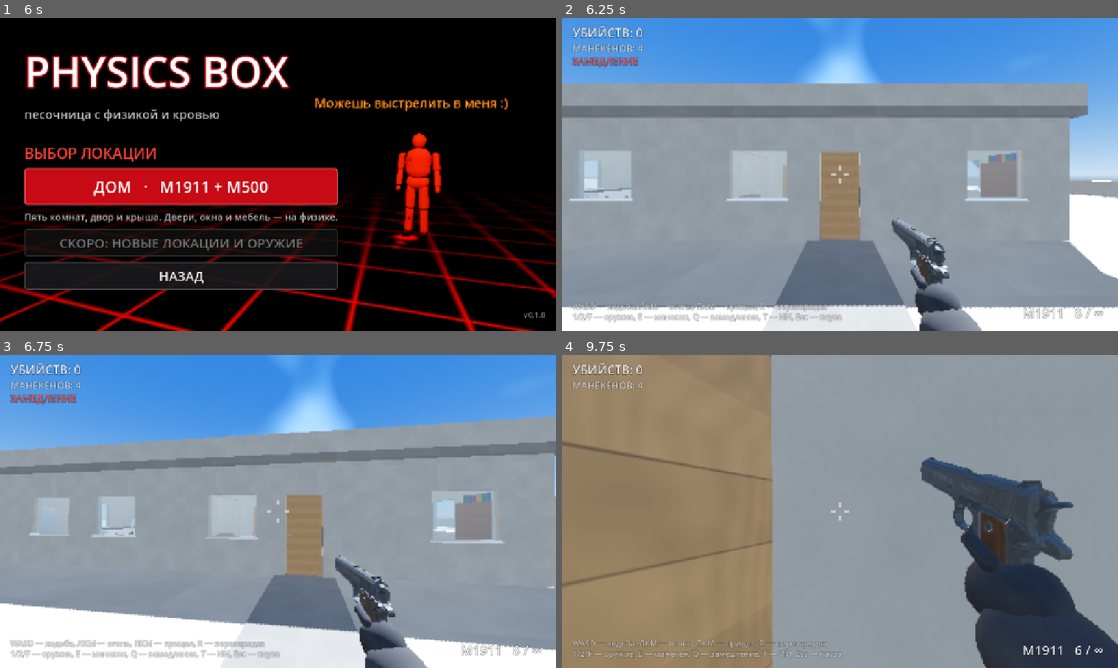
Above: before the commit, frames 1-4 (two rows, left to right).
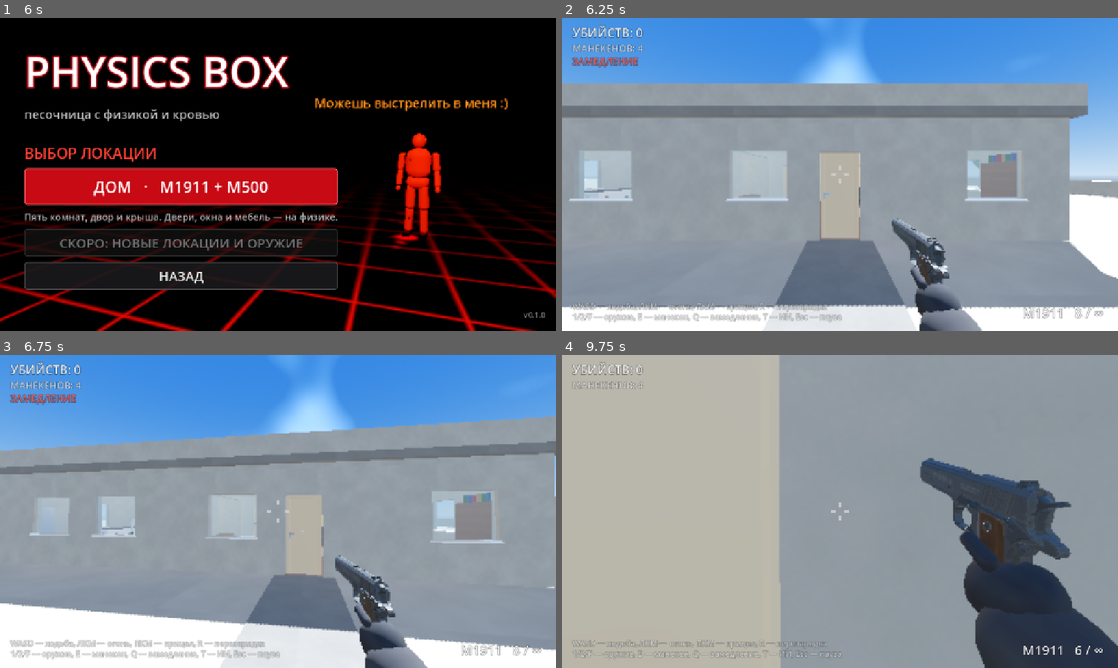
Above: after the commit, the same moments.

Repository: pidor95/smoothaim
Game: Godot game, scene res://scenes/main_menu.tscn
Same seed, same stepped clock (60 frames per second), same inputs: the game is played once before the commit and once after it.
Inputs (mouse positions are in pixels of both pictures, inside the frame that each line leads up to):
- Up to frame 1 (6 s): click "ИГРАТЬ" at 0.5 s; move the mouse to (400, 158) at 1.27 s; hold D (move_right) 1.28-2 s; click (400, 158) at 1.35 s; tap Space (jump) at 1.52, 4.52 s; tap Q (slowmo) at 1.55, 3.05, 4.35 s; drag from (166, 190) to (250, 237) at 2.02 s; move the mouse to (333, 105) at 2.77 s; hold D (move_right) 2.78-3.5 s; hold Right mouse button (aim) 2.78-3.5 s; click (333, 105) at 2.92 s; drag from (250, 237) to (111, 127) at 3.52 s; move the mouse to (444, 221) at 4.27 s; hold A (move_left) 4.28-5 s; click (444, 221) at 4.42 s; tap Escape (pause) at 4.9 s; drag from (111, 127) to (194, 96) at 5.02 s; move the mouse to (305, 174) at 5.77 s; hold S (move_back) from 5.78 s (still down); tap T (toggle_ai) at 5.85 s; click (305, 174) at 5.92 s
- Up to frame 2 (6.25 s): keep holding S (move_back); tap Q (slowmo) at 6.05 s
- Up to frame 3 (6.75 s): tap R (reload) at 6.4 s; move the mouse to (255, 505) at 6.52 s; release S (move_back) at 6.53 s; hold D (move_right) from 6.53 s (still down); tap 1 (weapon_1) at 6.6 s
- Up to frame 4 (9.75 s): tap Space (jump) at 6.77, 7.52, 8.27 s; click (817, 505) at 6.8 s; move the mouse to (867, 511) at 7.27 s; release D (move_right) at 7.28 s; hold W (move_forward) 7.28-9.53 s; tap 2 (weapon_2) at 7.35 s; click (867, 511) at 7.42 s; tap Q (slowmo) at 7.55, 9.05, 9.6 s; move the mouse to (812, 511) at 8.02 s; tap F (weapon_next) at 8.1 s; click (812, 511) at 8.3 s; move the mouse to (851, 505) at 8.77 s; click (851, 505) at 8.85 s; move the mouse to (834, 517) at 9.52 s; hold A (move_left) from 9.53 s (still down)

Frame 1 is identical in both runs. In frame 2, 1.9% of the frame differs, in the area x 39-54%, y 42-71%; in frame 3, 1.7%; in frame 4, 39%, in the area x 0-100%, y 0-100%.

Commit message:
Physics Box: shootable/breakable doors from Blender, bullet penetration, physics tuning
- Door leaf (panels, lever handles) and pre-fractured chunks modelled in
  Blender (tools/blender/build_door.py); scripts/door.gd: bullets pass
  through leaving entry/exit holes, the leaf swings from hits and splinters
  into physics chunks when its HP runs out
- Bullet penetration with power: glass, doors and body parts each eat part
  of it, so rounds can wound whoever stands behind (buckshot weaker)
- Physics: more Jolt solver steps, high-friction ragdoll material and
  damping, CCD on small parts, gore pieces with friction, the player's feet
  shove ragdolls and debris
- Removed reload, pump and shell sounds

Co-Authored-By: Claude Opus 5.5 <noreply@anthropic.com>
Claude-Session: https://claude.ai/code/session_01DdioKU9zVPSUCG2PvdtpJK

Diff:
--- a/physicsbox/project.godot
+++ b/physicsbox/project.godot
@@ -42,6 +42,8 @@
 [physics]
 
 3d/physics_engine="Jolt Physics"
+jolt_physics_3d/simulation/velocity_steps=12
+jolt_physics_3d/simulation/position_steps=3
 common/physics_ticks_per_second=60
 common/max_physics_steps_per_frame=4
 
--- /dev/null
+++ b/physicsbox/scripts/door.gd
@@ -0,0 +1,97 @@
+class_name Door
+extends RigidBody3D
+## Hinged physics door. The leaf and its pre-fractured chunks are modelled in
+## Blender (tools/blender/build_door.py). Bullets pass through it (the gun
+## handles penetration) and enough damage splinters it into pieces.
+
+const PATH := "res://assets/props/door.glb"
+const MODEL_WIDTH := 0.84
+## Fraction of a bullet's power the leaf eats when it is shot through.
+const PENETRATION_COST := 0.3
+
+static var _leaf_mesh: Mesh
+static var _frags: Array = [] # [mesh, offset]
+
+var width := MODEL_WIDTH
+var height := 2.07
+var hp := 120.0
+var joint: Joint3D
+var _sx := 1.0
+
+
+static func _load() -> void:
+	if _leaf_mesh:
+		return
+	var scene: Node = load(PATH).instantiate()
+	for mi in scene.find_children("*", "MeshInstance3D", true, false):
+		if mi.name == "door":
+			_leaf_mesh = mi.mesh
+		else:
+			_frags.append([mi.mesh, mi.position])
+	scene.free()
+
+
+func _ready() -> void:
+	_load()
+	_sx = width / MODEL_WIDTH
+	mass = 16.0
+	angular_damp = 2.5
+	collision_layer = 2
+	collision_mask = 1 | 2 | 4
+	set_meta("surface", "wood")
+	set_meta("penetration", PENETRATION_COST)
+	var mi := MeshInstance3D.new()
+	mi.mesh = _leaf_mesh
+	mi.scale = Vector3(_sx, height / 2.11, 1.0)
+	add_child(mi)
+	var cs := CollisionShape3D.new()
+	var sh := BoxShape3D.new()
+	sh.size = Vector3(width, height, 0.05)
+	cs.shape = sh
+	add_child(cs)
+
+
+## A bullet went through at `pos`.
+func take_bullet(pos: Vector3, dir: Vector3, damage: float) -> void:
+	hp -= damage
+	apply_impulse(dir * (1.5 + damage * 0.12), pos - global_position)
+	if hp <= 0.0:
+		shatter(pos, dir)
+
+
+func shatter(pos: Vector3, dir: Vector3) -> void:
+	if is_queued_for_deletion():
+		return
+	if is_instance_valid(joint):
+		joint.queue_free()
+	var root := get_tree().current_scene
+	var scale_v := Vector3(_sx, height / 2.11, 1.0)
+	for f in _frags:
+		var mesh: Mesh = f[0]
+		var offset: Vector3 = f[1] * scale_v
+		var b := RigidBody3D.new()
+		b.mass = 1.4
+		b.collision_layer = 2
+		b.collision_mask = 1 | 2 | 4
+		b.angular_damp = 0.6
+		b.set_meta("surface", "wood")
+		var mi := MeshInstance3D.new()
+		mi.mesh = mesh
+		mi.scale = scale_v
+		b.add_child(mi)
+		var cs := CollisionShape3D.new()
+		var sh := BoxShape3D.new()
+		sh.size = (mesh.get_aabb().size * scale_v).max(Vector3.ONE * 0.03)
+		cs.shape = sh
+		cs.position = mesh.get_aabb().get_center() * scale_v
+		b.add_child(cs)
+		root.add_child(b)
+		b.global_transform = global_transform * Transform3D(Basis.IDENTITY, offset)
+		var near := 1.0 - clampf(b.global_position.distance_to(pos) / 1.2, 0.0, 1.0)
+		b.linear_velocity = linear_velocity + dir * randf_range(1.0, 2.5) * (0.4 + near) \
+				+ Vector3(randf_range(-0.6, 0.6), randf_range(0.0, 1.2), randf_range(-0.6, 0.6))
+		b.angular_velocity = Vector3(randf_range(-6, 6), randf_range(-6, 6), randf_range(-6, 6))
+	for i in 5:
+		Blood.dust(pos + Vector3(randf_range(-0.3, 0.3), randf_range(-0.6, 0.6), 0), dir, Color(0.75, 0.6, 0.4))
+	Sfx.play_3d("wood_hit", pos, 4.0, 0.2)
+	queue_free()
--- a/physicsbox/scripts/gore.gd
+++ b/physicsbox/scripts/gore.gd
@@ -11,6 +11,7 @@
 static var _meshes := {}
 static var _shapes := {}
 static var _live: Array[RigidBody3D] = []
+static var _material: PhysicsMaterial
 
 
 static func _load() -> void:
@@ -42,10 +43,15 @@
 	var b := RigidBody3D.new()
 	b.mass = mass
 	b.collision_layer = LAYER_DEBRIS
-	b.collision_mask = 1 | 2
+	b.collision_mask = 1 | 2 | 4 | 32
 	b.linear_damp = 0.15
 	b.angular_damp = 0.8
 	b.set_meta("surface", "flesh")
+	if _material == null:
+		_material = PhysicsMaterial.new()
+		_material.friction = 0.95
+		_material.bounce = 0.15
+	b.physics_material_override = _material
 	var mi := MeshInstance3D.new()
 	mi.mesh = _meshes[piece]
 	if skin:
--- a/physicsbox/scripts/house.gd
+++ b/physicsbox/scripts/house.gd
@@ -212,34 +212,15 @@
 
 
 func _door(horizontal: bool, fixed: float, s: float, e: float) -> void:
-	var width := e - s - 0.06
-	var leaf := RigidBody3D.new()
-	leaf.mass = 16.0
-	leaf.angular_damp = 2.5
-	leaf.collision_layer = 2
-	leaf.collision_mask = 1 | 2 | 4
-	leaf.set_meta("surface", "wood")
+	var leaf := Door.new()
+	leaf.width = e - s - 0.06
+	leaf.height = DOOR_H - 0.04
 	var along := (s + e) * 0.5
 	leaf.position = Vector3(along, DOOR_H * 0.5 + 0.01, fixed) if horizontal else Vector3(fixed, DOOR_H * 0.5 + 0.01, along)
 	if not horizontal:
 		leaf.rotation.y = PI / 2
-	var size := Vector3(width, DOOR_H - 0.04, 0.05)
-	var mi := MeshInstance3D.new()
-	mi.mesh = _mesh_box(size)
-	mi.material_override = mats.light_wood
-	leaf.add_child(mi)
-	var handle := MeshInstance3D.new()
-	handle.mesh = _mesh_box(Vector3(0.12, 0.03, 0.12))
-	handle.material_override = mats.metal
-	handle.position = Vector3(width * 0.5 - 0.1, 0.0, 0.0)
-	leaf.add_child(handle)
-	var cs := CollisionShape3D.new()
-	var sh := BoxShape3D.new()
-	sh.size = size
-	cs.shape = sh
-	leaf.add_child(cs)
 	add_child(leaf)
-	var hinge_local := Vector3(-width * 0.5, 0, 0)
+	var hinge_local := Vector3(-leaf.width * 0.5, 0, 0)
 	var joint := HingeJoint3D.new()
 	add_child(joint)
 	joint.global_transform = Transform3D(Basis(Vector3.RIGHT, -PI / 2), leaf.global_transform * hinge_local)
@@ -247,6 +228,7 @@
 	joint.set_param(HingeJoint3D.PARAM_LIMIT_LOWER, deg_to_rad(-95))
 	joint.set_param(HingeJoint3D.PARAM_LIMIT_UPPER, deg_to_rad(95))
 	joint.node_b = joint.get_path_to(leaf)
+	leaf.joint = joint
 
 
 func _light(pos: Vector3, energy := 0.7, light_range := 7.0) -> void:
--- a/physicsbox/scripts/npc.gd
+++ b/physicsbox/scripts/npc.gd
@@ -61,6 +61,7 @@
 ]
 
 static var _mesh_cache := {}
+static var _ragdoll_material: PhysicsMaterial
 static var _mat_cache := {}
 
 var state := State.IDLE
@@ -723,10 +724,21 @@
 	_reacts.clear()
 	if _joints.is_empty():
 		_make_joints()
+	if _ragdoll_material == null:
+		# grippy, dead-weight bodies: they slump and stay instead of sliding
+		_ragdoll_material = PhysicsMaterial.new()
+		_ragdoll_material.friction = 0.9
+		_ragdoll_material.bounce = 0.0
 	for p in parts:
 		p.freeze = false
 		p.collision_mask = LAYER_WORLD | LAYER_PROPS | LAYER_PARTS
+		p.physics_material_override = _ragdoll_material
+		p.linear_damp = 0.12
+		p.angular_damp = 1.8
 		p.linear_velocity = vel
+	# small fast parts must not tunnel through the floor when blasted
+	for p in [head, farm_l, farm_r, shin_l, shin_r]:
+		p.continuous_cd = true
 	part.apply_impulse(dir * impulse, pos - part.global_position)
 
 
--- a/physicsbox/scripts/player.gd
+++ b/physicsbox/scripts/player.gd
@@ -21,6 +21,7 @@
 var _recoil := Vector2.ZERO
 var _step_dist := 0.0
 var _spawn: Transform3D
+var _feet := Area3D.new()
 
 
 func _ready() -> void:
@@ -37,6 +38,19 @@
 	cs.shape = cap
 	cs.position = Vector3(0, 0.9, 0)
 	add_child(cs)
+
+	# feet zone: walking through bodies and gore shoves them around
+	_feet.collision_layer = 0
+	_feet.collision_mask = 4 | 32
+	_feet.monitorable = false
+	var fs := CollisionShape3D.new()
+	var cyl := CylinderShape3D.new()
+	cyl.radius = 0.5
+	cyl.height = 0.7
+	fs.shape = cyl
+	fs.position = Vector3(0, 0.35, 0)
+	_feet.add_child(fs)
+	add_child(_feet)
 
 	head.position = Vector3(0, EYE_HEIGHT, 0)
 	add_child(head)
@@ -114,6 +128,7 @@
 
 	move_and_slide()
 	_push_bodies(wish * speed)
+	_kick_loose_bodies()
 	_footsteps(delta)
 
 	camera.fov = lerpf(Settings.fov, Settings.fov * weapon.current.def.ads_fov, smoothstep(0.0, 1.0, weapon.aim_t))
@@ -145,6 +160,21 @@
 			body.apply_impulse(push * need * minf(body.mass, 20.0) * 0.35, c.get_position() - body.global_position)
 
 
+func _kick_loose_bodies() -> void:
+	var hv := Vector3(velocity.x, 0.0, velocity.z)
+	var speed := hv.length()
+	if speed < 0.5:
+		return
+	for b in _feet.get_overlapping_bodies():
+		var rb := b as RigidBody3D
+		if rb == null or rb.freeze:
+			continue
+		var away := rb.global_position - global_position
+		away.y = 0.0
+		var push := (hv / speed * 0.7 + away.normalized() * 0.3) * speed * minf(rb.mass, 6.0) * 0.05
+		rb.apply_central_impulse(push + Vector3.UP * 0.02 * minf(rb.mass, 6.0))
+
+
 func _footsteps(delta: float) -> void:
 	if not is_on_floor():
 		return
--- a/physicsbox/scripts/sfx.gd
+++ b/physicsbox/scripts/sfx.gd
@@ -4,10 +4,7 @@
 const SOUNDS := {
 	"gunshot": ["gunshot"],
 	"dry_fire": ["dry_fire"],
-	"reload": ["reload"],
 	"shotgun_shot": ["shotgun_shot"],
-	"shotgun_reload": ["shotgun_reload"],
-	"shotgun_pump": ["shotgun_pump"],
 	"wall_hit": ["wall_hit_0", "wall_hit_1"],
 	"wood_hit": ["wood_hit"],
 	"metal_hit": ["metal_hit"],
--- a/physicsbox/scripts/weapon.gd
+++ b/physicsbox/scripts/weapon.gd
@@ -15,25 +15,28 @@
 const DEFS := [
 	{
 		"id": "m1911", "name": "M1911", "scene": "res://assets/weapons/m1911_fp.glb",
-		"capacity": 8, "pellets": 1, "impulse": 11.0, "cooldown": 0.12,
+		"capacity": 8, "pellets": 1, "impulse": 11.0, "cooldown": 0.12, "power": 1.0,
 		"damage": {"head": 100.0, "chest": 40.0, "pelvis": 34.0, "uarm_l": 22.0, "uarm_r": 22.0, "farm_l": 18.0,
 				"farm_r": 18.0, "thigh_l": 28.0, "thigh_r": 28.0, "shin_l": 20.0, "shin_r": 20.0},
 		"spread_hip": 1.4, "spread_ads": 0.0, "falloff_start": 40.0, "falloff_min": 0.6,
-		"sound": "gunshot", "reload_sound": "reload", "pump_sound": "", "pump_at": 0.0,
+		"sound": "gunshot",
 		"shell": "pistol", "shell_at": 0.0, "alert": 26.0, "flash": 1.0, "cam_recoil": 2.6,
 		"yaw": 4.0, "ads_dist": 0.25, "ads_fov": 0.72, "fire_last": "fire_last", "reload_empty": "reload_empty",
 	},
 	{
 		"id": "m500", "name": "M500", "scene": "res://assets/weapons/m500_fp.glb",
-		"capacity": 6, "pellets": 8, "impulse": 5.5, "cooldown": 0.95,
+		"capacity": 6, "pellets": 8, "impulse": 5.5, "cooldown": 0.95, "power": 0.55,
 		"damage": {"head": 45.0, "chest": 16.0, "pelvis": 15.0, "uarm_l": 9.0, "uarm_r": 9.0, "farm_l": 8.0,
 				"farm_r": 8.0, "thigh_l": 11.0, "thigh_r": 11.0, "shin_l": 9.0, "shin_r": 9.0},
 		"spread_hip": 3.6, "spread_ads": 2.4, "falloff_start": 7.0, "falloff_min": 0.3,
-		"sound": "shotgun_shot", "reload_sound": "shotgun_reload", "pump_sound": "shotgun_pump", "pump_at": 0.38,
+		"sound": "shotgun_shot",
 		"shell": "shotgun", "shell_at": 0.55, "alert": 12.0, "flash": 0.45, "cam_recoil": 6.5,
 		"yaw": 3.5, "ads_dist": 0.36, "ads_fov": 0.8, "fire_last": "", "reload_empty": "",
 	},
 ]
+## Bullet power lost going through each body part (power 1 = pistol round).
+const FLESH_COST := {"head": 0.9, "chest": 0.8, "pelvis": 0.8, "uarm_l": 0.45, "uarm_r": 0.45,
+		"farm_l": 0.35, "farm_r": 0.35, "thigh_l": 0.55, "thigh_r": 0.55, "shin_l": 0.45, "shin_r": 0.45}
 ## Close shotgun blasts that put this many pellets into the torso spill the
 ## organs; into a limb, tear it off.
 const GORE_PELLETS := 3
@@ -238,8 +241,6 @@
 		_eject_shell()
 	else:
 		_events.append([d.shell_at, _eject_shell])
-	if d.pump_sound != "":
-		_events.append([d.pump_at, Sfx.play.bind(d.pump_sound, -2.0, 0.03)])
 	_shoot()
 	_alert_npcs(d.alert)
 	fired.emit()
@@ -258,7 +259,6 @@
 	current.anim.play(anim_name)
 	current.anim.queue("idle")
 	_reload_left = current.anim.get_animation(anim_name).length
-	Sfx.play(d.reload_sound)
 
 
 func set_aiming(value: bool) -> void:
@@ -290,7 +290,9 @@
 		var dir := fwd.rotated(cam.global_basis.x, sin(a) * r).rotated(cam.global_basis.y, cos(a) * r).normalized()
 		var q := PhysicsRayQueryParameters3D.create(from, from + dir * 300.0, RAY_MASK)
 		q.exclude = [player.get_rid()]
-		for _i in 4:
+		# the bullet keeps going through flesh, glass and doors while it has power
+		var power: float = d.power
+		for _i in 6:
 			var hit := space.intersect_ray(q)
 			if hit.is_empty():
 				break
@@ -298,7 +300,8 @@
 			var pos: Vector3 = hit.position
 			var normal: Vector3 = hit.normal
 			var dist := from.distance_to(pos)
-			var falloff := clampf(1.0 - (dist - d.falloff_start) / 20.0, d.falloff_min, 1.0)
+			var falloff := clampf(1.0 - (dist - d.falloff_start) / 20.0, d.falloff_min, 1.0) * minf(power, 1.0)
+			var cost := 99.0
 			if collider.has_meta("npc"):
 				var npc = collider.get_meta("npc")
 				if is_instance_valid(npc):
@@ -312,18 +315,28 @@
 					var e: Array = part_hits[npc].get(part, [0, collider, pos, normal, dist])
 					e[0] += 1
 					part_hits[npc][part] = e
+					cost = FLESH_COST.get(part, 0.8)
+			elif collider.get_meta("surface", "") == "glass" and collider.has_method("shatter"):
+				collider.shatter(pos, dir)
+				cost = 0.05
+			elif collider.has_meta("penetration"):
+				cost = collider.get_meta("penetration")
+				_impact(collider, pos, normal, dir, collider.get_meta("surface", "wood"), not played_impact, falloff)
+				played_impact = true
+				if power > cost:
+					_exit_hole(collider, pos, dir)
+				if collider.has_method("take_bullet"):
+					collider.take_bullet(pos, dir, d.damage.chest * falloff)
+			else:
+				_impact(collider, pos, normal, dir, collider.get_meta("surface", "concrete"), not played_impact, falloff)
+				played_impact = true
+			if power <= cost:
 				break
-			var surface: String = collider.get_meta("surface", "concrete")
-			if surface == "glass" and collider.has_method("shatter"):
-				collider.shatter(pos, dir)
-				var ex: Array[RID] = q.exclude
-				ex.append(collider.get_rid())
-				q.exclude = ex
-				q.from = pos
-				continue
-			_impact(collider, pos, normal, dir, surface, not played_impact, falloff)
-			played_impact = true
-			break
+			power -= cost
+			var ex: Array[RID] = q.exclude
+			ex.append(collider.get_rid())
+			q.exclude = ex
+			q.from = pos + dir * 0.01
 	for npc in part_hits:
 		if not is_instance_valid(npc):
 			continue
@@ -339,6 +352,17 @@
 	if best_kind >= 0:
 		hit_confirmed.emit(best_kind)
 		Sfx.play("hitmarker", -6.0 if best_kind == 0 else -2.0)
+
+
+## Exit hole + splinters on the far side of something the bullet went through.
+func _exit_hole(collider: Object, pos: Vector3, dir: Vector3) -> void:
+	var body := collider as CollisionObject3D
+	var q := PhysicsRayQueryParameters3D.create(pos + dir * 0.4, pos, body.collision_layer)
+	var hit := get_world_3d().direct_space_state.intersect_ray(q)
+	if hit.is_empty() or hit.collider != collider:
+		return
+	Blood.bullet_hole(hit.position, hit.normal, body as Node3D)
+	Blood.dust(hit.position, dir, Color(0.75, 0.6, 0.4))
 
 
 func _impact(collider: Object, pos: Vector3, normal: Vector3, dir: Vector3, surface: String, sound: bool, power: float) -> void:
Binary file added: physicsbox/assets/props/door.glb
Not shown, added: physicsbox/assets/props/door.glb.import
Not shown, removed: physicsbox/assets/sounds/reload.wav.import
Not shown, removed: physicsbox/assets/sounds/shotgun_pump.wav.import
Not shown, removed: physicsbox/assets/sounds/shotgun_reload.wav.import
Not shown, added: physicsbox/scripts/door.gd.uid
Not shown, changed: physicsbox/README.md
Not shown, changed: physicsbox/assets/sounds/footstep_0.wav
Not shown, changed: physicsbox/assets/sounds/footstep_1.wav
Not shown, changed: physicsbox/assets/sounds/footstep_2.wav
Not shown, changed: physicsbox/assets/sounds/glass_break.wav
Not shown, changed: physicsbox/assets/sounds/hitmarker.wav
(and 10 more such lines)
